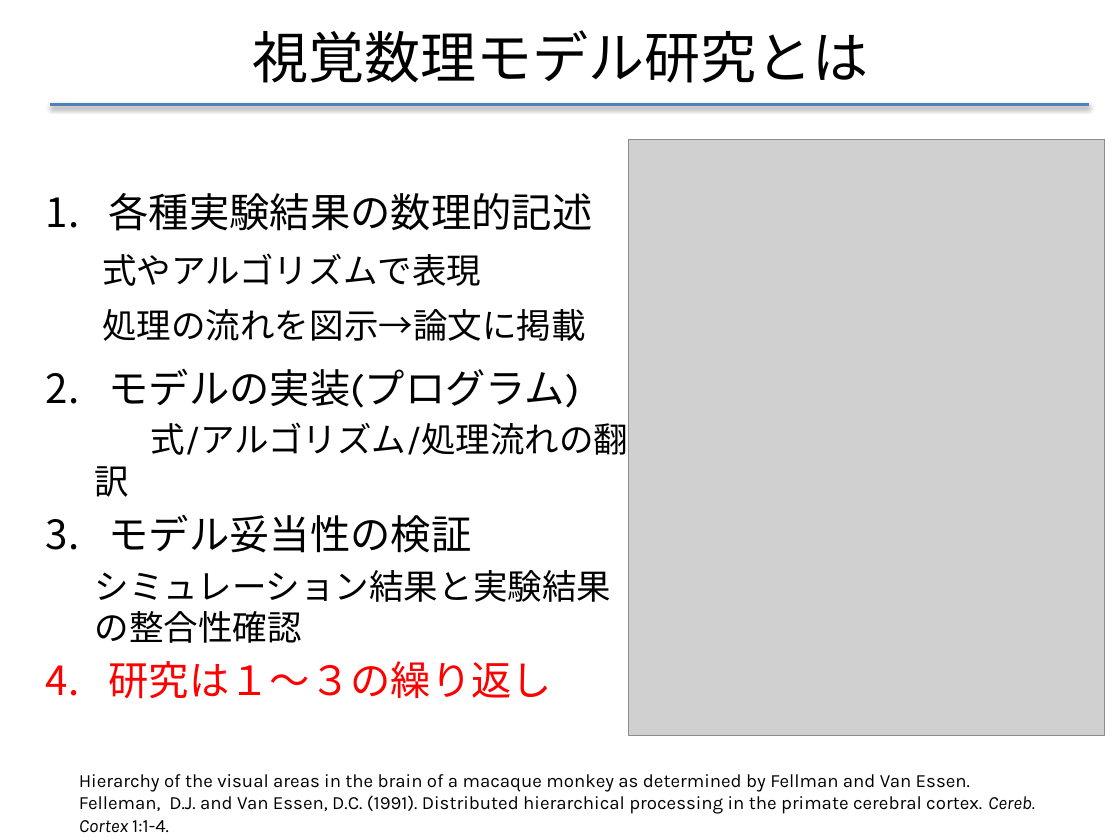
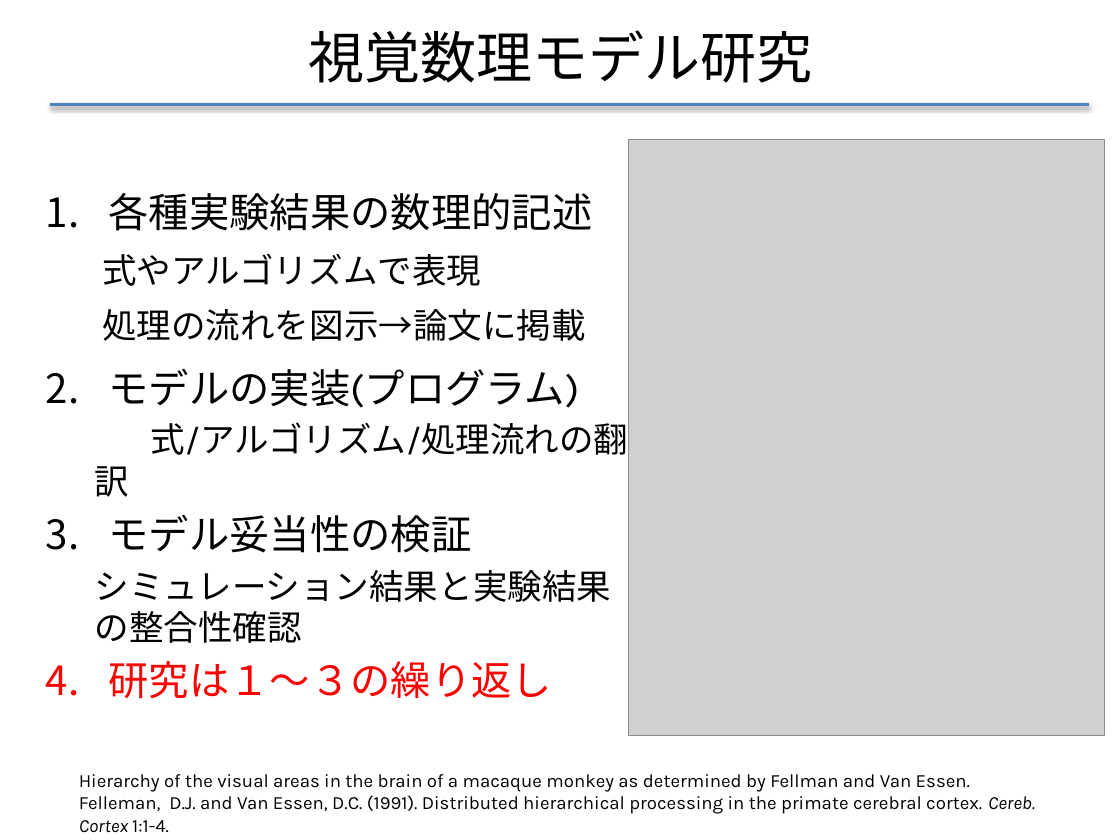
Before and after one commit to f-akazawa/akaz_uecdevelop, a slide deck: slide 4 of doc/中間発表資料.pptx (slide 3 before the commit). Drawn at 1120x840 pixels with LibreOffice and Linux fonts; fonts in the diff are those of the drawing; grey boxes stand for pictures. Boxes give left, top, right and bottom in pixels: in the first picture for what was removed or moved away, otherwise in the second. Text is boxed around its words. In the diff, an @@ line names an element or a change of style, - is before the commit and + after.

```diff
--- a/doc/中間発表資料.pptx
+++ b/doc/中間発表資料.pptx
@@ title at bbox=[308, 30, 812, 83]: text changed @@
-視覚数理モデル研究とは
+視覚数理モデル研究
```
Also in this commit, not shown: 5 other slides changed, 1 slide removed.
